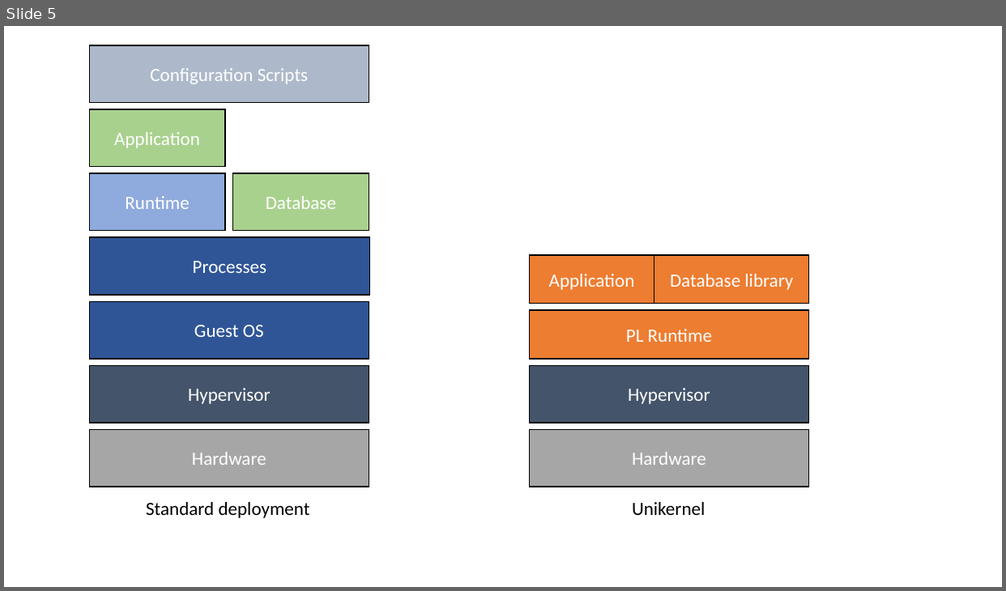
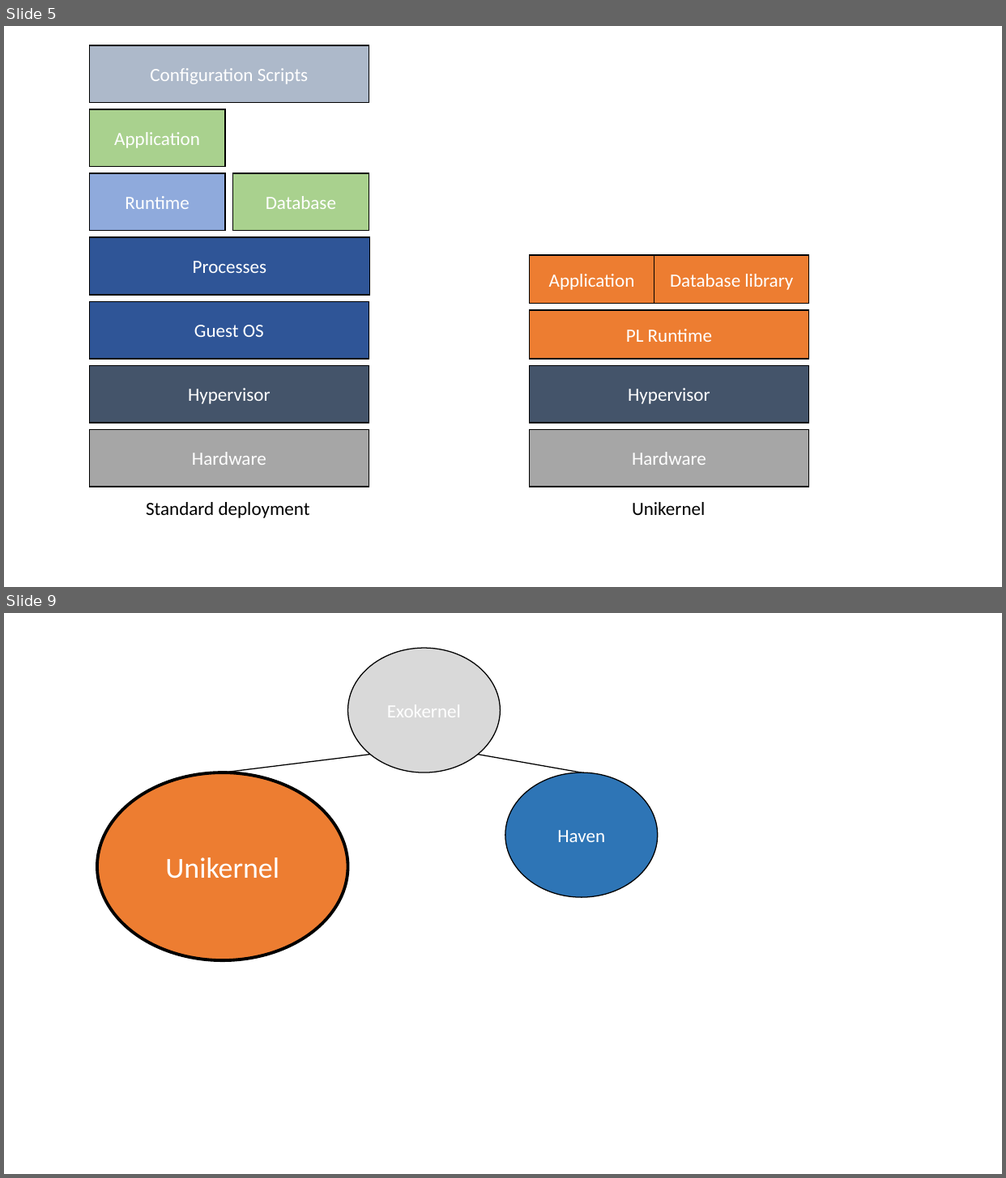
Before and after one commit to aghosn/CandidacyPresentation, a slide deck: old/Figures/figExo.pptx. Shown one above the other, each under a label of ours: slide 5 before the commit, slides 5 and 9 after it; the slides between them are not shown. The pictures are 1006x591 and 1006x1178 pixels, drawn with LibreOffice and Linux fonts; fonts in the diff are those of the drawing. Boxes give left, top, right and bottom in pixels: in the first picture for what was removed or moved away, otherwise in the second. Text is boxed around its words. In the diff, an @@ line names an element or a change of style, - is before the commit and + after.

```diff
--- a/old/Figures/figExo.pptx
+++ b/old/Figures/figExo.pptx
@@ slide 9 added at [4, 613, 1002, 1174], background #FFFFFF @@
@@ ellipse added at [347, 648, 500, 773], fill #D9D9D9, outline #000000 1 pt, 18 pt, text #FFFFFF @@
+Exokernel
@@ line added from (223, 773) to (370, 755), #000000 1 pt @@
@@ line added from (478, 755) to (582, 773), #000000 1 pt @@
@@ ellipse added at [97, 773, 347, 960], fill #ED7D31, outline #000000 3 pt, 28 pt, text #FFFFFF @@
+Unikernel
@@ ellipse added at [505, 773, 658, 897], fill #2E75B6, outline #000000 1 pt, 18 pt, text #FFFFFF @@
+Haven
```
Also in this commit, not shown: 5 other slides added, 9 other files.
